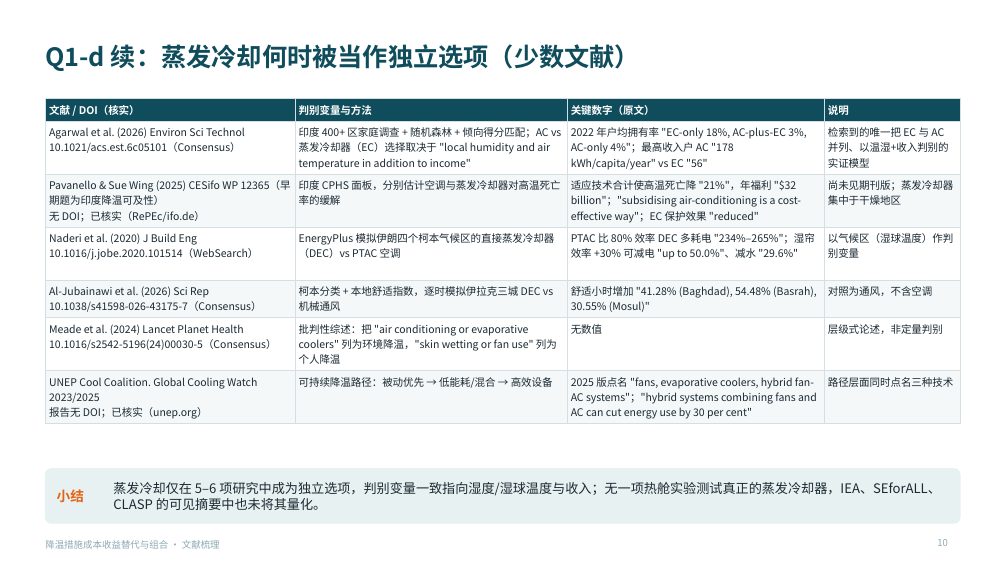
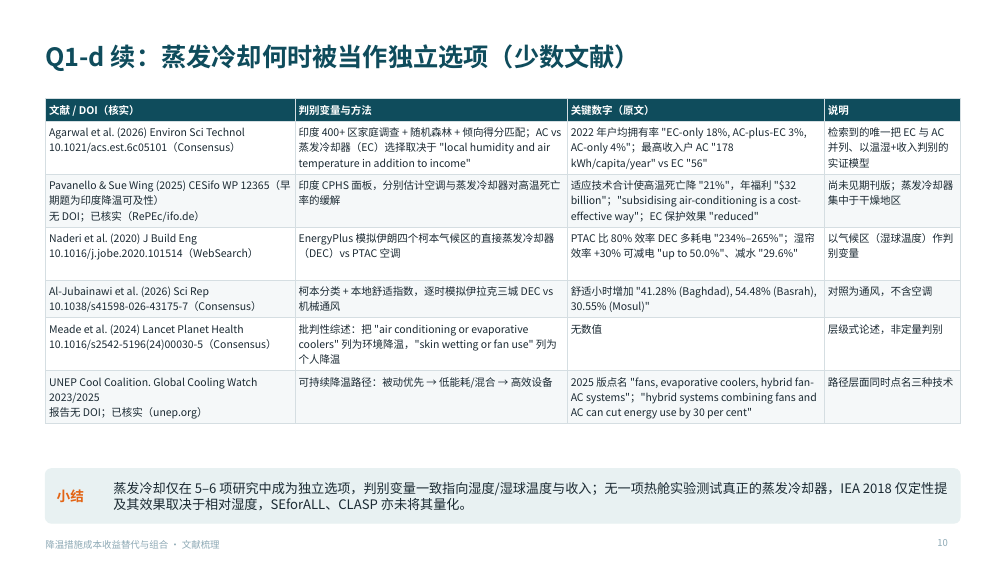
Before and after one commit to BoBoOrangeBIT/climate-paper6, a slide deck: slide 10 of lit_review_cooling/降温措施成本收益替代与组合_文献梳理.pptx. Drawn at 1008x567 pixels with LibreOffice and Linux fonts; fonts in the diff are those of the drawing. Boxes give left, top, right and bottom in pixels: in the first picture for what was removed or moved away, otherwise in the second. Text is boxed around its words. In the diff, an @@ line names an element or a change of style, - is before the commit and + after.

```diff
--- a/lit_review_cooling/降温措施成本收益替代与组合_文献梳理.pptx
+++ b/lit_review_cooling/降温措施成本收益替代与组合_文献梳理.pptx
@@ text at (113,482,947,510): text changed @@
-蒸发冷却仅在 5–6 项研究中成为独立选项，判别变量一致指向湿度/湿球温度与收入；无一项热舱实验测试真正的蒸发冷却器，IEA、SEforALL、CLASP 的可见摘要中也未将其量化。
+蒸发冷却仅在 5–6 项研究中成为独立选项，判别变量一致指向湿度/湿球温度与收入；无一项热舱实验测试真正的蒸发冷却器，IEA 2018 仅定性提及其效果取决于相对湿度，SEforALL、CLASP 亦未将其量化。
```
Also in this commit, not shown: 12 other slides changed, 10 other files.
